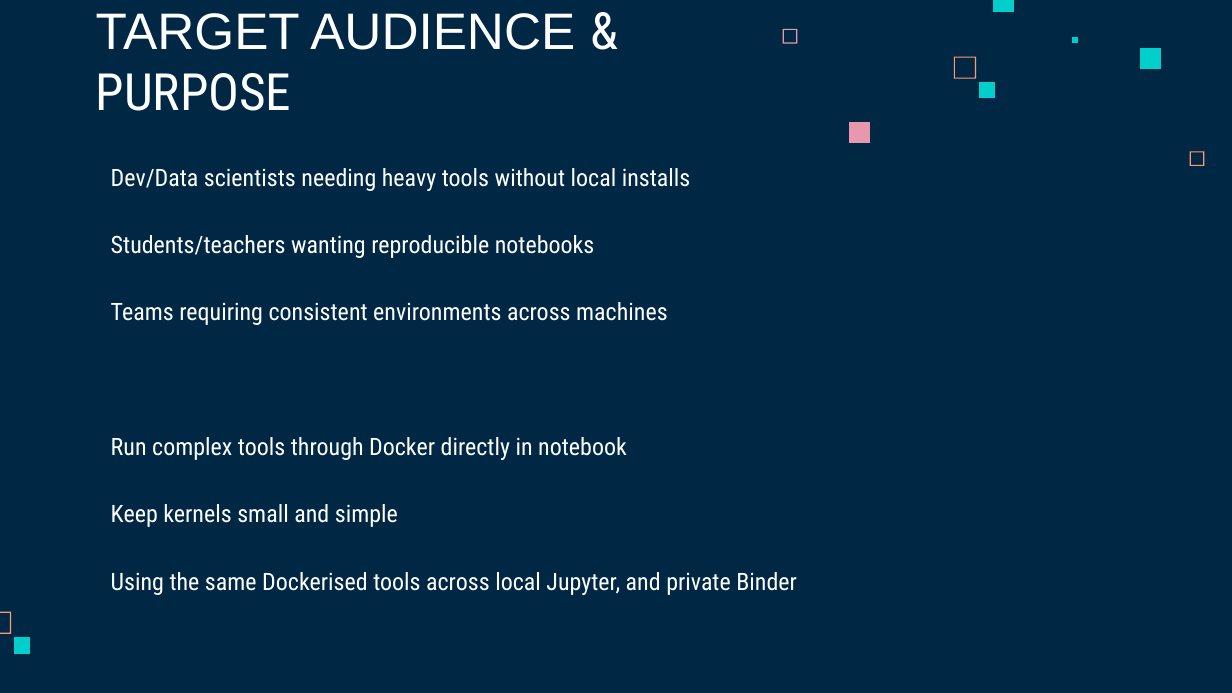
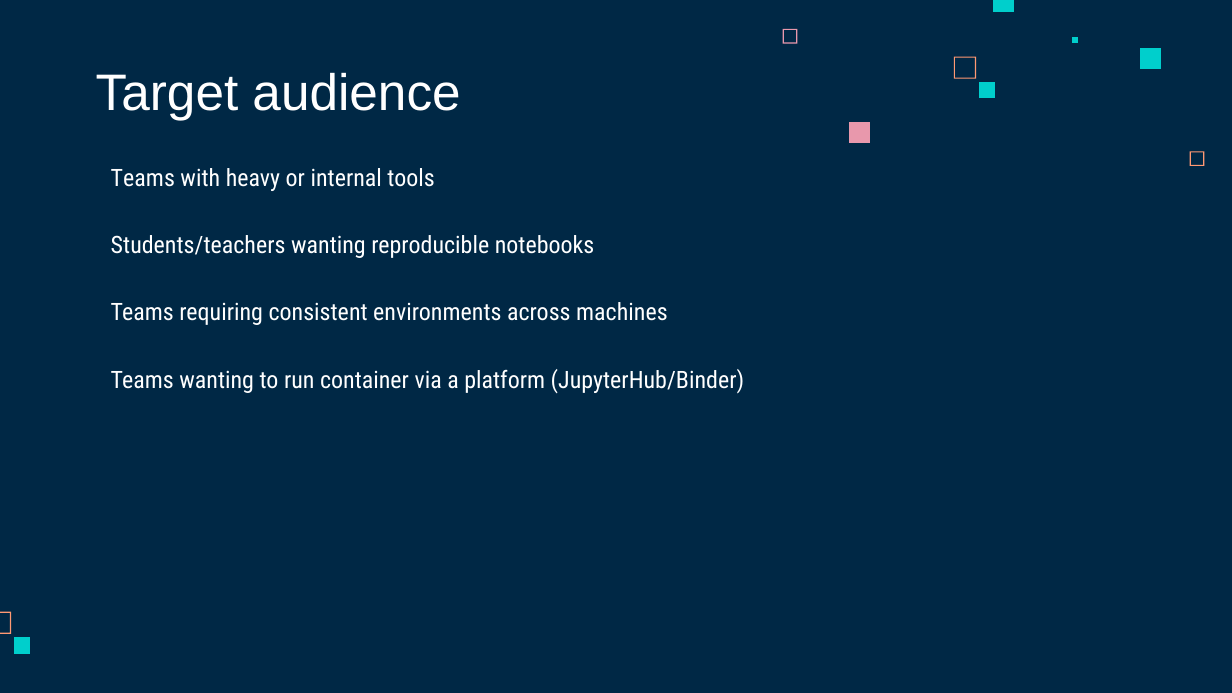
Before and after one commit to Lunfeer/hes-so-dockyter, a slide deck: slide 3 of Defense.pptx (slide 4 before the commit). Drawn at 1232x693 pixels with LibreOffice and Linux fonts; fonts in the diff are those of the drawing. Boxes give left, top, right and bottom in pixels: in the first picture for what was removed or moved away, otherwise in the second. Text is boxed around its words. In the diff, an @@ line names an element or a change of style, - is before the commit and + after.

```diff
--- a/Defense.pptx
+++ b/Defense.pptx
@@ title at (96, 72, 460, 120): text changed @@
-TARGET AUDIENCE & PURPOSE
+Target audience
@@ text at (111, 168, 434, 191): text changed @@
-Dev/Data scientists needing heavy tools without local installs
+Teams with heavy or internal tools
@@ text added at (111, 369, 745, 394), 14 pt, text #FFFFFF @@
+Teams wanting to run container via a platform (JupyterHub/Binder)
@@ text removed at (111, 437, 627, 460) @@
-Run complex tools through Docker directly in notebook
@@ text removed at (111, 504, 398, 527) @@
-Keep kernels small and simple
@@ text removed at (111, 572, 797, 595) @@
-Using the same Dockerised tools across local Jupyter, and private Binder
```
Also in this commit, not shown: 1 other slide changed, 6 slides added, 2 slides removed.
